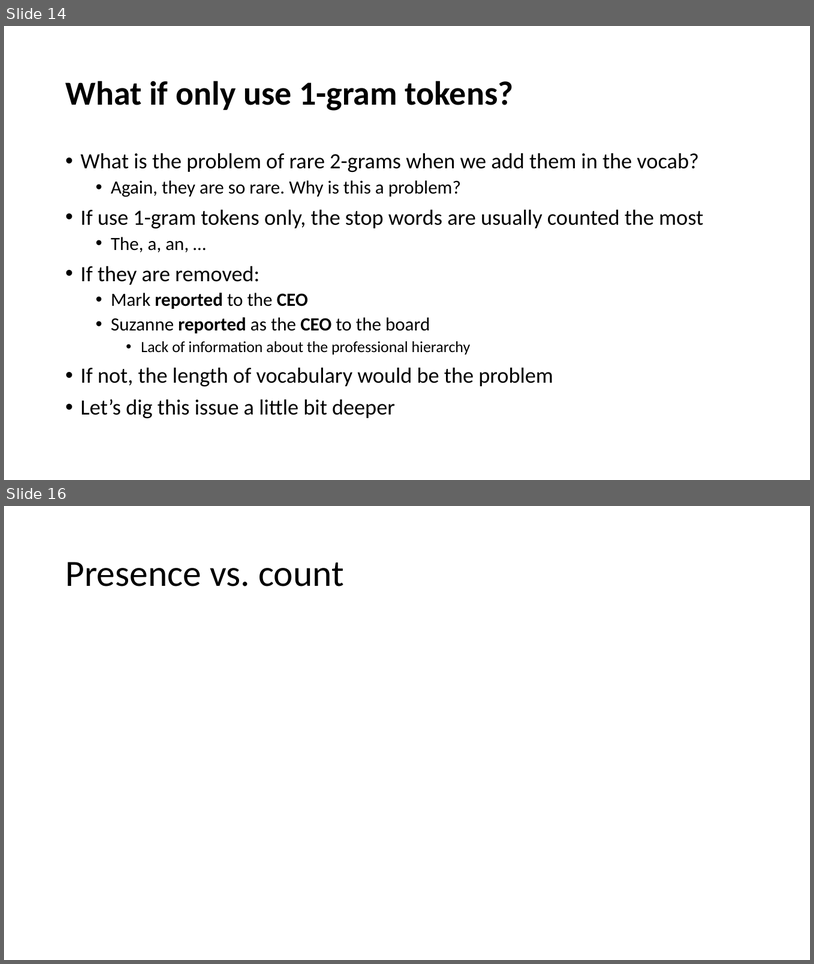
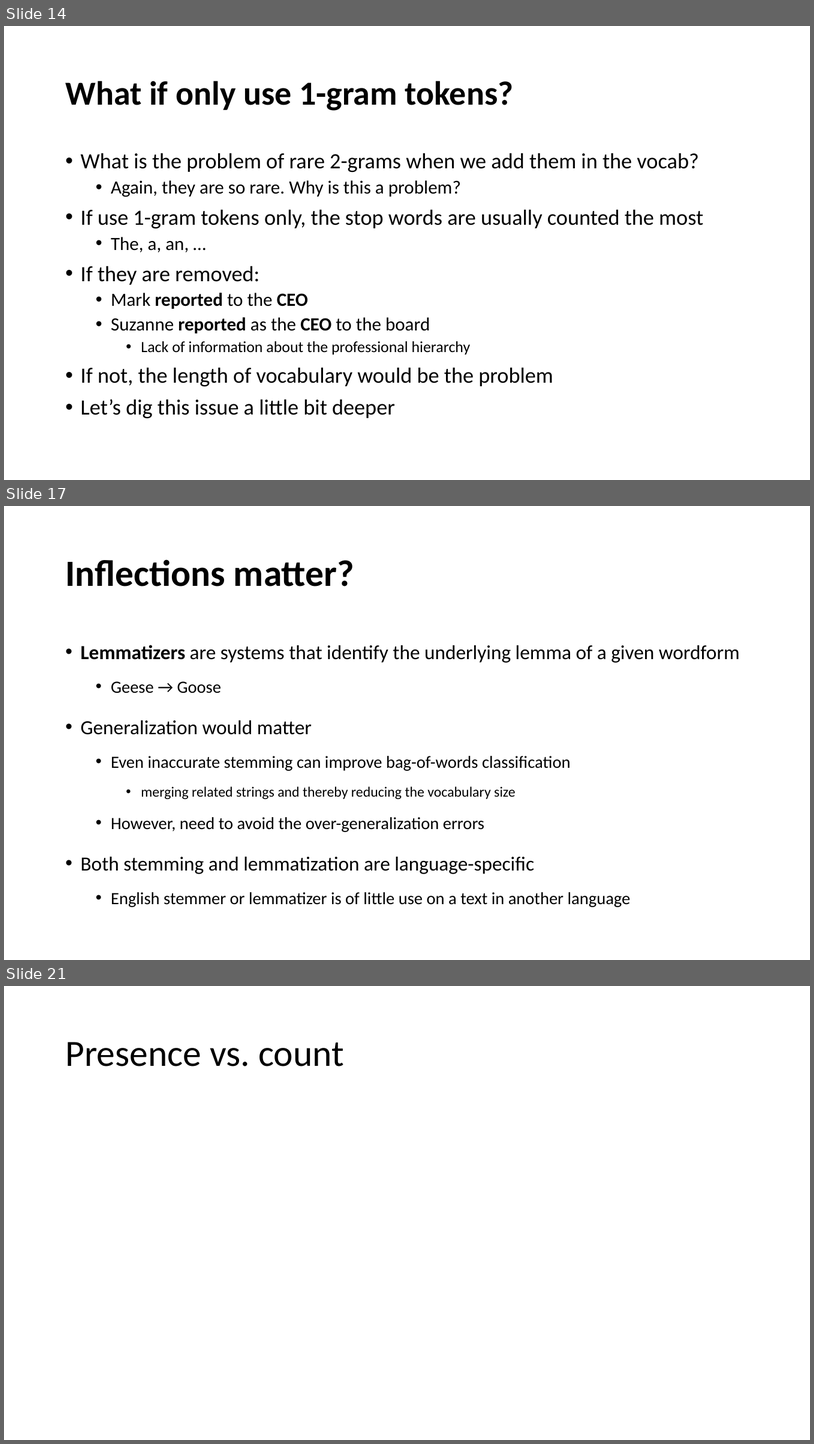
Before and after one commit to YeabinMoonEcon/BUS211, a slide deck: BUS243_NLP/lecture_notes/Lecture2.pptx. Shown one above the other, each under a label of ours: slides 14 and 16 before the commit, slides 14, 17 and 21 after it; the slides between them are not shown. The pictures are 814x964 and 814x1444 pixels, drawn with LibreOffice and Linux fonts; fonts in the diff are those of the drawing. Boxes give left, top, right and bottom in pixels: in the first picture for what was removed or moved away, otherwise in the second. Text is boxed around its words. In the diff, an @@ line names an element or a change of style, - is before the commit and + after.

```diff
--- a/BUS243_NLP/lecture_notes/Lecture2.pptx
+++ b/BUS243_NLP/lecture_notes/Lecture2.pptx
@@ slide 17 added at (4,506,810,960), background #FFFFFF @@
@@ title added at (65,559,354,586), 44 pt, text #000000, bold @@
+Inflections matter?
@@ text added at (81,645,740,907), 20.4 pt, text #000000 @@
+• Lemmatizers are systems that identify the underlying lemma of a given wordform
+  • Geese → Goose
+• Generalization would matter
+  • Even inaccurate stemming can improve bag-of-words classification
+    • merging related strings and thereby reducing the vocabulary size
+  • However, need to avoid the over-generalization errors
+• Both stemming and lemmatization are language-specific
+  • English stemmer or lemmatizer is of little use on a text in another language
@@ what was slide 16 is now slide 21 @@
```
Also in this commit, not shown: 1 slide changed, 5 other slides added.
